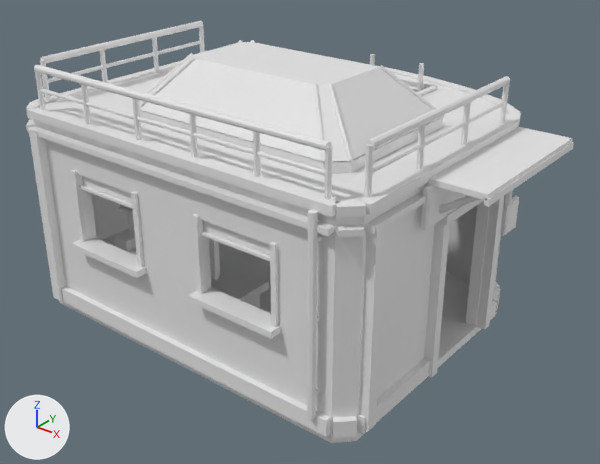
Two versions of the OBJ model assets/tts/vanta-freeport-architecture-r2/security-s2.obj, one commit apart.
One viewpoint serves both versions: a 50 mm lens placed at (6.83, -8.19, 6.17), pointed at (0.48, -0.26, 1.25). The lights are fixed; the arrows at lower left show +X, +Y and +Z. The older version comes first. Where no turn or scale is listed for an object, it has been applied to the vertices.

The scene before the commit, as lines of its bpy script (objects in view):
```python
me_security_s2 = bpy.data.meshes.new('security-s2')
me_security_s2.from_pydata(...)  # 1844 vertices, 3076 faces; spans x -2.76..3.48, y -2.39..2.41, z -0.01..3.66
ob_security_s2 = bpy.data.objects.new('security-s2', me_security_s2)
ob_security_s2.location = (0.0, 0.0, 0.0)
```
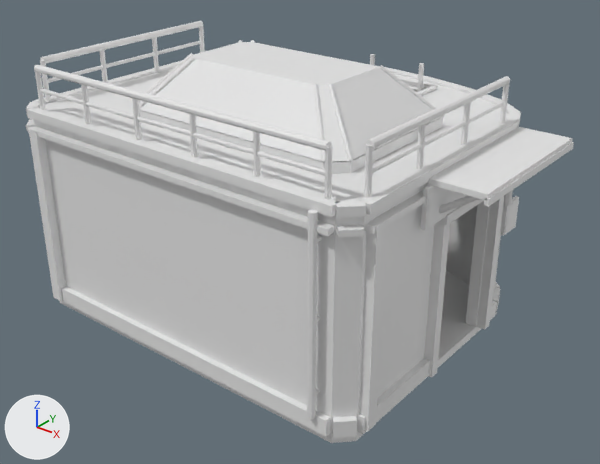
Pixel boxes (x1, y1, x2, y2) of what changed, in the pictures (600 x 464 px):
part 1 of me_security_s2, deleted
    before: (71, 170, 281, 339)
part 2 of me_security_s2, built on
    before: (33, 121, 336, 434)

What changed in the scene script:
```text
Change me_security_s2:
    used by ob_security_s2; location = (0.0, 0.0, 0.0)
    remove me_security_s2.from_pydata(...)  # 1844 vertices, 3076 faces; spans x -2.76..3.48, y -2.39..2.41, z -0.01..3.66
    add me_security_s2.from_pydata(...)  # 2101 vertices, 3480 faces; spans x -2.76..3.48, y -2.38..2.41, z -0.01..3.66
    me_security_s2 part 1: 11 loose pieces with 94 vertices, spanning x -1.68..1.78, y -2.39..-0.68, z 0.16..2.24, are deleted
    me_security_s2 part 2: 40 vertices removed from x -1.6..1.7, y -2.23..-0.63, z 0.11..2.74; 147 vertices added at x -1.41..-0.72, y -1.7..-0.56, z 0.16..1.08
    other edits to the shape of me_security_s2 do not show in these pictures
```
